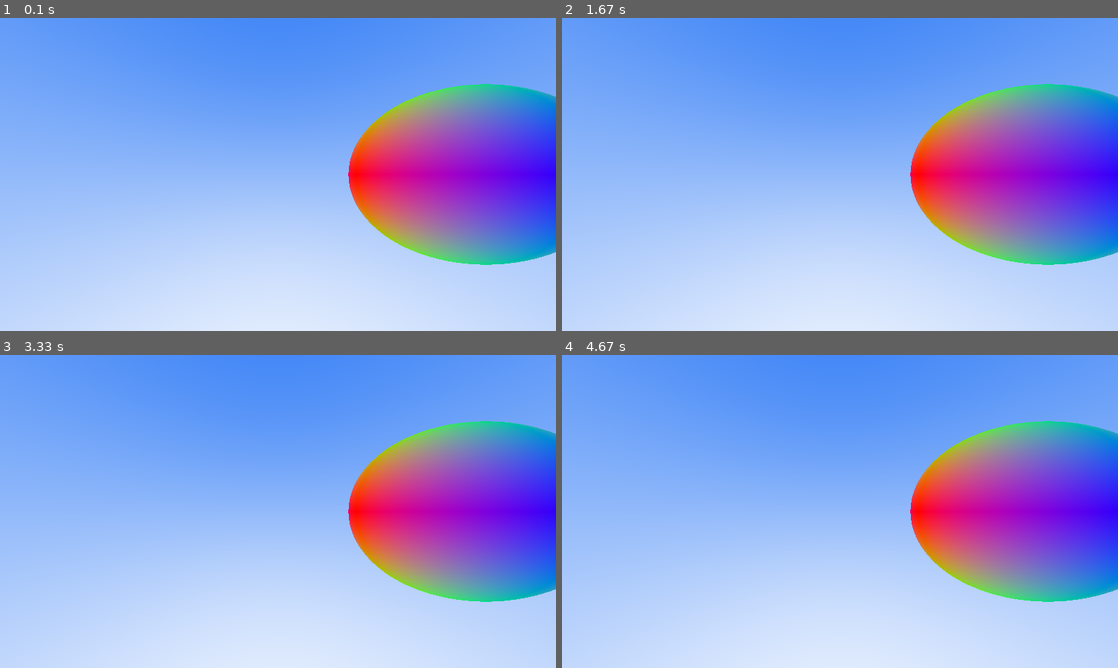
Above: before the commit, frames 1-4 (two rows, left to right).
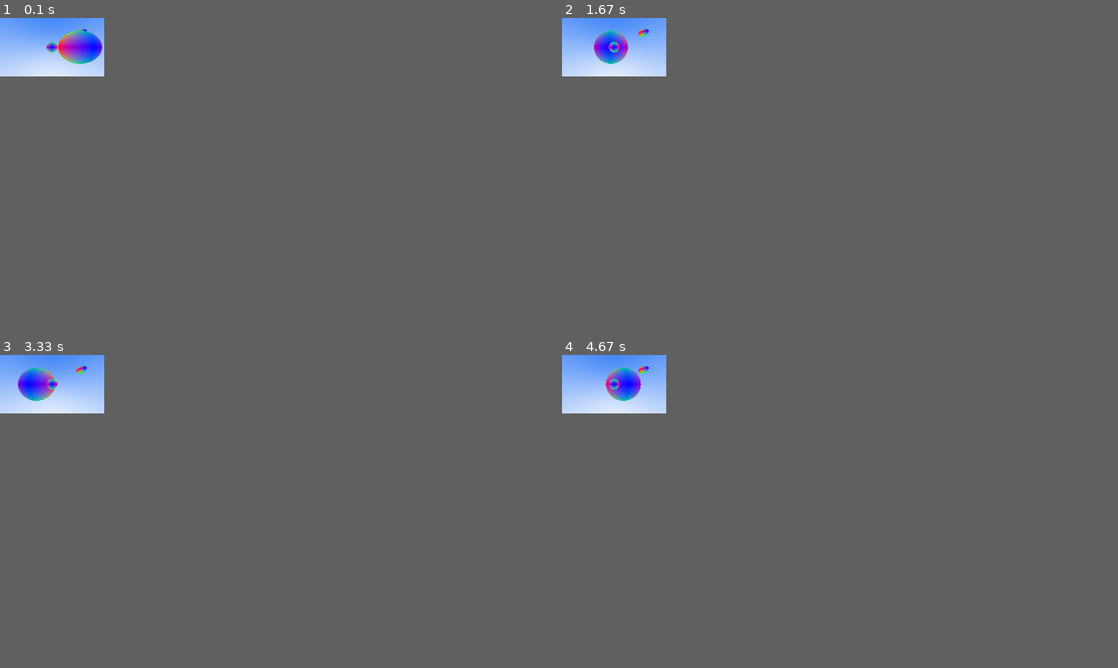
Above: after the commit, the same moments.

Repository: atrejm/raytracingproject
Game: pygame game, started from renderer.py
The game is run twice, just before and just after one commit, with the same random seed, the same clock (stepped at 60 frames per second) and the same inputs.
Inputs:
- Up to frame 1 (0.1 s): no input
- Up to frame 2 (1.67 s): no input
- Up to frame 3 (3.33 s): no input
- Up to frame 4 (4.67 s): tap Enter every 0.33 s from 3.33 to 4.33 s
The window is 800x450 before the commit and 150x84 after it. Grey fills any space a smaller window leaves; there, only what the larger window draws over its background counts as a difference.

The runs differ from the first frame. In frame 1, 68% of the frame differs, in the area x 0-100%, y 0-100%; in frame 2, 68%; in frame 3, 68%; in frame 4, 68%.

Commit message:
added hittable list, and sphere hit detection works in relation to distance from camera

Diff:
--- a/hittable.py
+++ b/hittable.py
@@ -2,10 +2,14 @@
 from pygame import Vector3
 from raycast import Ray
 
-HitRecord = namedtuple("HitRecord", "point normal t front_face")
+#HitRecord = namedtuple("HitRecord", "point normal t front_face")
+class HitRecord:
 
-class Hittable:
-
+    def __init__(self, point, normal, t) -> None:
+        self.point = point
+        self.normal = normal
+        self.t = t
+        pass
 
     def set_face_normal(self, ray: Ray, outward_normal: Vector3):
         self.front_face = ray.direction().dot(outward_normal) <0
@@ -14,5 +18,7 @@
         else:
             HitRecord.normal = -outward_normal
 
+class Hittable:
+
     def hit(ray: Ray, t_min: float, t_max: float, hit_record: HitRecord) -> bool:
         return
--- /dev/null
+++ b/hittable_list.py
@@ -0,0 +1,23 @@
+from hittable import HitRecord, Hittable
+from raycast import Ray
+
+class Hittable_list():
+    def __init__(self) -> None:
+        self.objects = list()
+
+    def add(self, object: Hittable):
+        self.objects.append(object)
+
+    def hit(self, ray: Ray, t_min, t_max):
+        hit_anything = False
+        closest_so_far = t_max
+        temp_record = None
+
+        for obj in self.objects:
+            if obj.hit(ray, t_min, closest_so_far):
+                hit_anything = True
+                if (obj.hit_record.t < closest_so_far):
+                    closest_so_far = obj.hit_record.t
+                    temp_record = obj.hit_record
+
+        return temp_record
--- a/renderer.py
+++ b/renderer.py
@@ -4,12 +4,14 @@
 from raycast import Ray
 from sphere import Sphere
 from hittable import HitRecord
+from hittable_list import Hittable_list
 import math
 import time
 
 ASPECT_RATIO = 16 / 9
-SCREEN_WIDTH = 800
+SCREEN_WIDTH = 150
 SCREEN_HEIGHT = int(SCREEN_WIDTH / ASPECT_RATIO)
+RENDER_SCALE = 5 # each pixel is scaled up by this amount
 
 def create_display(height, width):
     pygame.init()
@@ -35,16 +37,15 @@
 
     return (discriminant > 0)
 
-def ray_color(ray: Ray) -> Color:
+def ray_color(ray: Ray, world) -> Color:
     # sphere_center = Vector3(-1, 0, -1)
     # t = hit_sphere(sphere_center, 0.5, ray)
 
-    sphere = Sphere(Vector3(1, 0, -1), 0.5)
-
-    if sphere.hit(ray, 0, 10):
-        r = int(abs(sphere.hit_record.normal.x*255))
-        g = int(abs(sphere.hit_record.normal.y*255))
-        b = int(abs(sphere.hit_record.normal.z*255))
+    hit = world.hit(ray, 0, math.inf)
+    if hit:
+        r = int(abs(hit.normal.x*255))
+        g = int(abs(hit.normal.y*255))
+        b = int(abs(hit.normal.z*255))
 
         return Color(r, g, b)
 
@@ -72,26 +73,51 @@
     vertical = Vector3(0, viewport_height, 0)
     lower_left_corner = origin - horizontal/2 - vertical/2 - Vector3(0, 0, focal_length)
 
-    ray = Ray(Vector3(0, 0, 0), Vector3(1, 1, 1))
-    ray_color(ray)
+    world = Hittable_list()
+
+    world.add(Sphere(Vector3(0 , 0, -1), 0.5))
+    world.add(Sphere(Vector3(4, -2, -4), 0.5))
+    world.add(Sphere(Vector3(0, 0, -.5), 0.09))
+
 
     # define a variable to control the main loop
     running = True
 
     pixelarray = pygame.PixelArray(screen)
-    for j in range(SCREEN_HEIGHT):
-        for i in range(SCREEN_WIDTH):
-            u = i / (SCREEN_WIDTH - 1)
-            v = j / (SCREEN_HEIGHT - 1)
-            ray = Ray(origin, lower_left_corner + u*horizontal + v*vertical - origin)
-            pixelcolor = ray_color(ray)
-            pixelarray[i, j] = pixelcolor
+    # for j in range(SCREEN_HEIGHT):
+    #     for i in range(SCREEN_WIDTH):
+    #         u = i / (SCREEN_WIDTH - 1)
+    #         v = j / (SCREEN_HEIGHT - 1)
+    #         ray = Ray(origin, lower_left_corner + u*horizontal + v*vertical - origin)
+    #         pixelcolor = ray_color(ray, world)
+    #         pixelarray[i, j] = pixelcolor
 
-    print(pixelarray.surface)
-
+    movevector = Vector3(0.08, 0, 0)
+    sphere = world.objects[0]
     while running:
         # event handling, gets all event from the event queue
         pygame.display.flip()
+
+        # raycasting
+
+        # move sphere
+
+        print(sphere.cen)
+
+        if sphere.cen.x > 1:
+            movevector.x = -0.08
+        if sphere.cen.x < -1:
+            movevector.x = 0.08
+
+        sphere.cen += movevector
+
+        for j in range(int(SCREEN_HEIGHT)):
+            for i in range(int(SCREEN_WIDTH)):
+                u = i / (SCREEN_WIDTH - 1)
+                v = j / (SCREEN_HEIGHT - 1)
+                ray = Ray(origin, lower_left_corner + u*horizontal + v*vertical - origin)
+                pixelcolor = ray_color(ray, world)
+                pixelarray[i, j] = pixelcolor
 
         for event in pygame.event.get():
             # only do something if the event is of type QUIT
--- a/sphere.py
+++ b/sphere.py
@@ -8,7 +8,6 @@
     def __init__(self, center: Vector3, radius: float) -> None:
         self.cen = center
         self.r = radius
-        self.hit_record = HitRecord
         super().__init__()
 
     def hit(self, ray: Ray, t_min: float, t_max:float) -> bool:
@@ -28,9 +27,10 @@
         # if (root < t_min or t_max > root):
         #     return False
 
-        self.hit_record.t = root
-        self.hit_record.point = ray.at(self.hit_record.t)
-        outward_normal = (self.hit_record.point - self.cen) / self.r
-        self.set_face_normal(ray, outward_normal)
+        outward_normal = (ray.at(root) - self.cen) / self.r
+        self.hit_record = HitRecord(ray.at(root), outward_normal, root)
+        # self.hit_record.t = root
+        # self.hit_record.point = ray.at(self.hit_record.t)
+        self.hit_record.set_face_normal(ray, outward_normal)
 
-        return True
+        return self.hit_record
